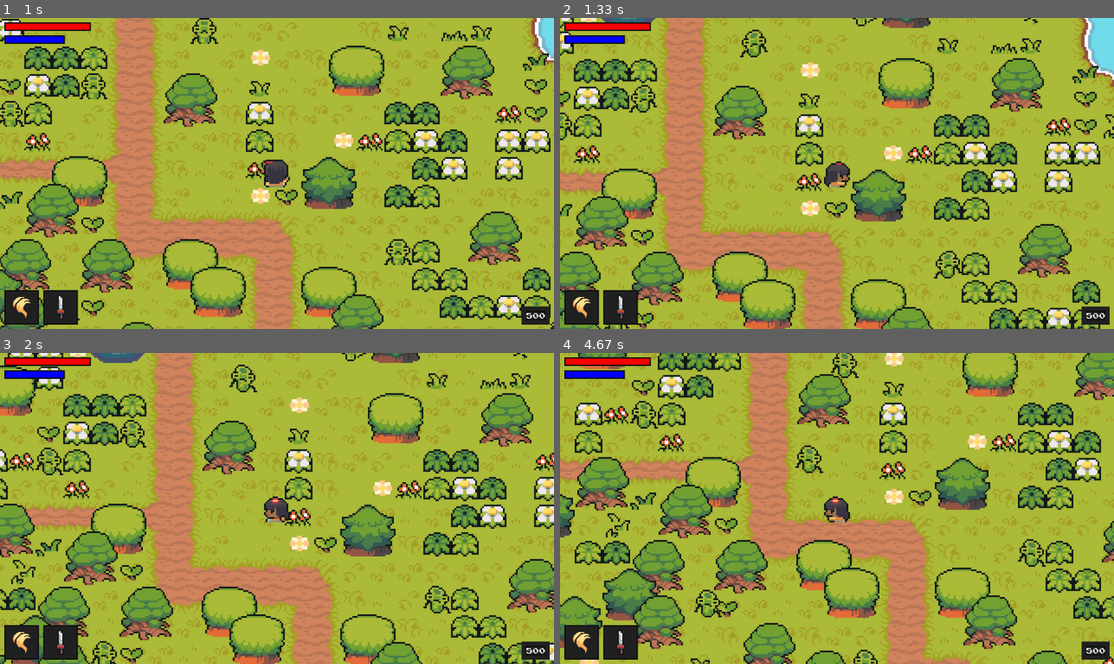
Above: before the commit, frames 1-4 (two rows, left to right).
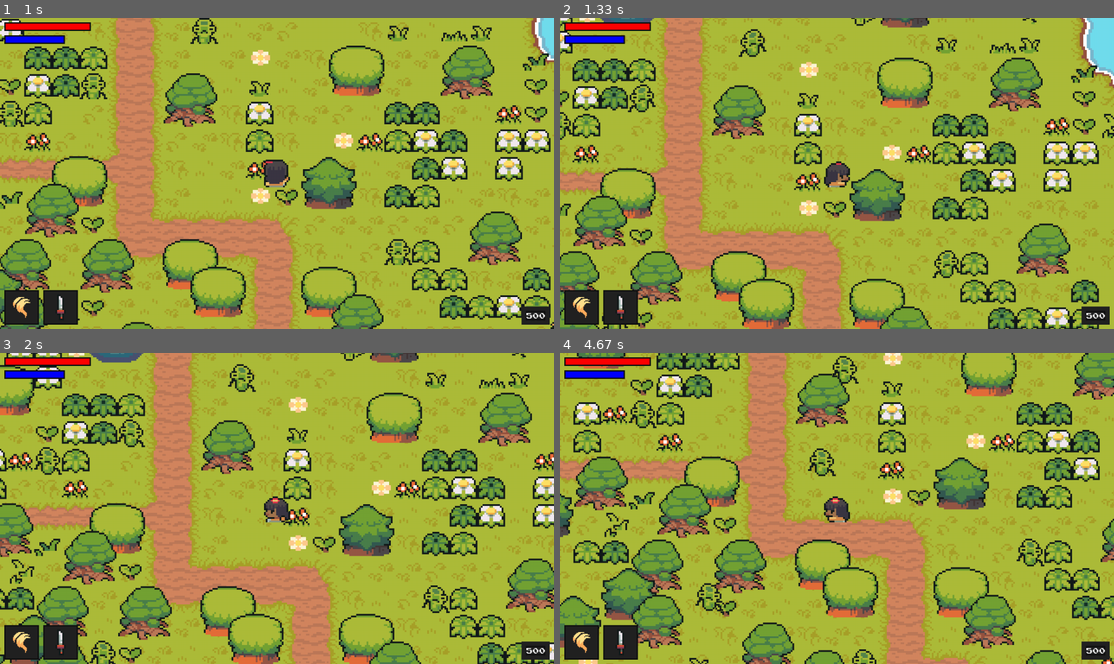
Above: after the commit, the same moments.

Repository: Umang-Lodaya/Zelda-PyGame
Game: pygame game, started from code/main.py
The game is run twice, just before and just after one commit, with the same random seed, the same clock (stepped at 60 frames per second) and the same inputs.
Inputs:
- Up to frame 1 (1 s): hold Right 0.33-0.8 s; hold Up from 0.83 s (still down)
- Up to frame 2 (1.33 s): release Up at 1.13 s; hold Right from 1.17 s (still down)
- Up to frame 3 (2 s): release Right at 1.63 s; hold Left from 1.67 s (still down)
- Up to frame 4 (4.67 s): release Left at 2.2 s; hold Down 2.23-2.53 s; hold Left 2.57-2.97 s; hold Up 3-3.37 s; hold Right 3.4-4.03 s; hold Down 4.07-4.43 s; hold Left from 4.47 s (still down)

Frame 1 is identical in both runs. In frame 2, 17% of the frame differs, in the area x 0-100%, y 0-100%; in frame 3, 18%; in frame 4, 18%.

Commit message:
Added Sounds

Diff:
--- a/code/enemy.py
+++ b/code/enemy.py
@@ -40,6 +40,13 @@
         self.INVINCIBILITY_DURATION = 300
         self.damagePlayer = damagePlayer
 
+        self.DEATH_SOUND = pygame.mixer.Sound(r"audio\death.wav")
+        self.DEATH_SOUND.set_volume(0.6)
+        self.HIT_SOUND = pygame.mixer.Sound(r"audio\hit.wav")
+        self.HIT_SOUND.set_volume(0.6)
+        self.ATTACK_SOUND = pygame.mixer.Sound(MONSTER_INFO["attack_sound"])
+        self.ATTACK_SOUND.set_volume(0.3)
+
     def importGraphics(self, name):
         CHARACTER_PATH = f"graphics\monsters\{name}"
         self.ANIMATIONS = {
@@ -65,6 +72,7 @@
         if self.STATUS == "attack":
             self.damagePlayer(self.ATTACK_DAMAGE, self.ATTACK_TYPE)
             self.ATTACK_TIME = pygame.time.get_ticks()
+            self.ATTACK_SOUND.play()
         elif self.STATUS == "move":
             self.directions = self.getPlayerInfo(player)[1]
         else:
@@ -126,6 +134,7 @@
                 self.HEALTH -= player.getMagicDamage()
 
             self.HIT_TIME = pygame.time.get_ticks()
+            self.HIT_SOUND.play()
             self.VULNARABLE = False
 
     def hitReaction(self):
@@ -135,6 +144,7 @@
     def checkDeath(self):
         if self.HEALTH <= 0:
             self.kill()
+            self.DEATH_SOUND.play()
             self.createDeathParticles(self.rect.center, self.MONSTER_NAME)
             self.addEXP(self.EXP)
 
--- a/code/magic.py
+++ b/code/magic.py
@@ -5,11 +5,16 @@
 class MagicPlayer:
     def __init__(self, ANIMATION_PLAYER):
         self.ANIMATION_PLAYER = ANIMATION_PLAYER
+        self.SOUNDS = {
+            'heal': pygame.mixer.Sound(r"audio\heal.wav"),
+            'flame': pygame.mixer.Sound(r"audio\fire.wav")
+        }
 
     def heal(self, player, strength, cost, groups):
         if player.ENERGY >= cost:
+            player.ENERGY -= cost
+            self.SOUNDS['heal'].play()
             player.HEALTH += strength
-            player.ENERGY -= cost
             player.HEALTH = min(player.HEALTH, player.STATS['health'])
             self.ANIMATION_PLAYER.createParticles('aura', player.rect.center, groups)
             self.ANIMATION_PLAYER.createParticles('heal', player.rect.center, groups)
@@ -17,6 +22,7 @@
     def flame(self, player, cost, groups):
         if player.ENERGY >= cost:
             player.ENERGY -= cost
+            self.SOUNDS['flame'].play()
             if player.STATUS.split("_")[0] == "right": direction = pygame.math.Vector2(1, 0)
             elif player.STATUS.split("_")[0] == "left": direction = pygame.math.Vector2(-1, 0)
             elif player.STATUS.split("_")[0] == "up": direction = pygame.math.Vector2(0, -1)
--- a/code/main.py
+++ b/code/main.py
@@ -6,13 +6,17 @@
     def __init__(self):
         pygame.init()
         pygame.display.set_caption("Zelda")
+
         self.SCREEN = pygame.display.set_mode((WIDTH, HEIGHT))
         self.CLOCK = pygame.time.Clock()
         self.LEVEL = Level()
+        MAIN_SOUND = pygame.mixer.Sound(r"audio\main.ogg")
+        MAIN_SOUND.sound(0.5)
+        MAIN_SOUND.play(loops = -1)
 
     def run(self):
         while True:
-            self.SCREEN.fill("black")
+            self.SCREEN.fill(WATER_COLOR)
             self.LEVEL.run()
             for event in pygame.event.get():
                 if event.type == pygame.QUIT:
--- a/code/player.py
+++ b/code/player.py
@@ -9,7 +9,7 @@
         super().__init__(groups)
         self.image = pygame.image.load(r"graphics\test\player.png").convert_alpha()
         self.rect = self.image.get_rect(topleft=position)
-        self.hitbox = self.rect.inflate(0, -26)
+        self.hitbox = self.rect.inflate(-6, HITBOX_OFFSET['player'])
         self.obstaclesGroups = obstacleGroups
         self.createAttack = createAttack
         self.destroyAttack = destoryAttack
@@ -51,6 +51,8 @@
         self.HIT_TIME = None
         self.INVULNARABILITY_DURATION = 500
 
+        self.WEAPON_ATTACK_SOUND = pygame.mixer.Sound(r"audio\sword.wav")
+        self.WEAPON_ATTACK_SOUND.set_volume(0.4)
 
     def getStatus(self):
         # IDLE
@@ -124,6 +126,7 @@
                 self.ATTACK_TIME = pygame.time.get_ticks()
                 self.ATTACKING = True
                 self.createAttack()
+                self.WEAPON_ATTACK_SOUND.play()
 
             if KEYS[pygame.K_e] and self.CAN_SWITCH_WEAPON:
                 self.CAN_SWITCH_WEAPON = False
--- a/code/settings.py
+++ b/code/settings.py
@@ -2,6 +2,12 @@
 WIDTH, HEIGHT = 1280, 720
 FPS = 60
 TILE_SIZE = 64
+HITBOX_OFFSET = {
+    'player': -26,
+    'object': -40,
+    'grass': -10,
+    'invisible': 0
+}
 
 # UI
 BAR_HEIGHT = 20
@@ -84,7 +90,7 @@
         "exp": 250,
         "damage": 40,
         "attack_type": "claw",
-        "attack_sound": r"\audio\attack\claw.wav",
+        "attack_sound": r"audio\attack\claw.wav",
         "speed": 2,
         "resistance": 3,
         "attack_radius": 120,
--- a/code/tile.py
+++ b/code/tile.py
@@ -13,6 +13,7 @@
         super().__init__(groups)
         self.image = surface
         self.sprite_type = sprite_type
+        y_offset = HITBOX_OFFSET[sprite_type]
         if sprite_type == "object":
             self.rect = self.image.get_rect(
                 topleft=(position[0], position[1] - TILE_SIZE)
@@ -20,4 +21,4 @@
         else:
             self.rect = self.image.get_rect(topleft=position)
 
-        self.hitbox = self.rect.inflate(0, -12)
+        self.hitbox = self.rect.inflate(0, y_offset)
--- a/code/upgrade.py
+++ b/code/upgrade.py
@@ -36,7 +36,6 @@
                 self.CAN_MOVE = False
                 self.SELECTION_TIME = pygame.time.get_ticks()
                 self.ITEMS[self.SELECTION_INDEX].trigger(self.PLAYER)
-                print(self.SELECTION_INDEX)
 
     def selectionCooldown(self):
         if not self.CAN_MOVE:
